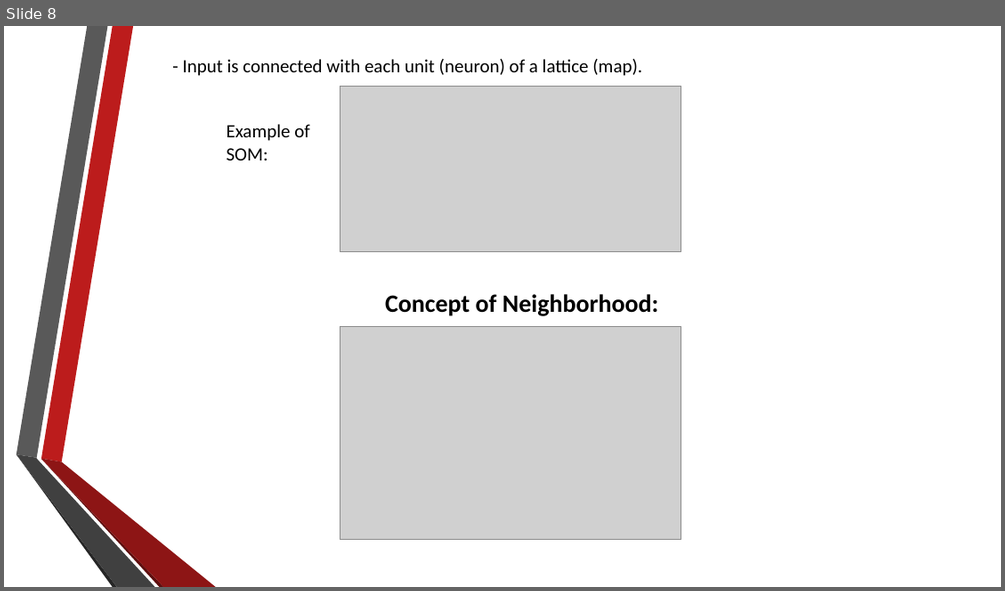
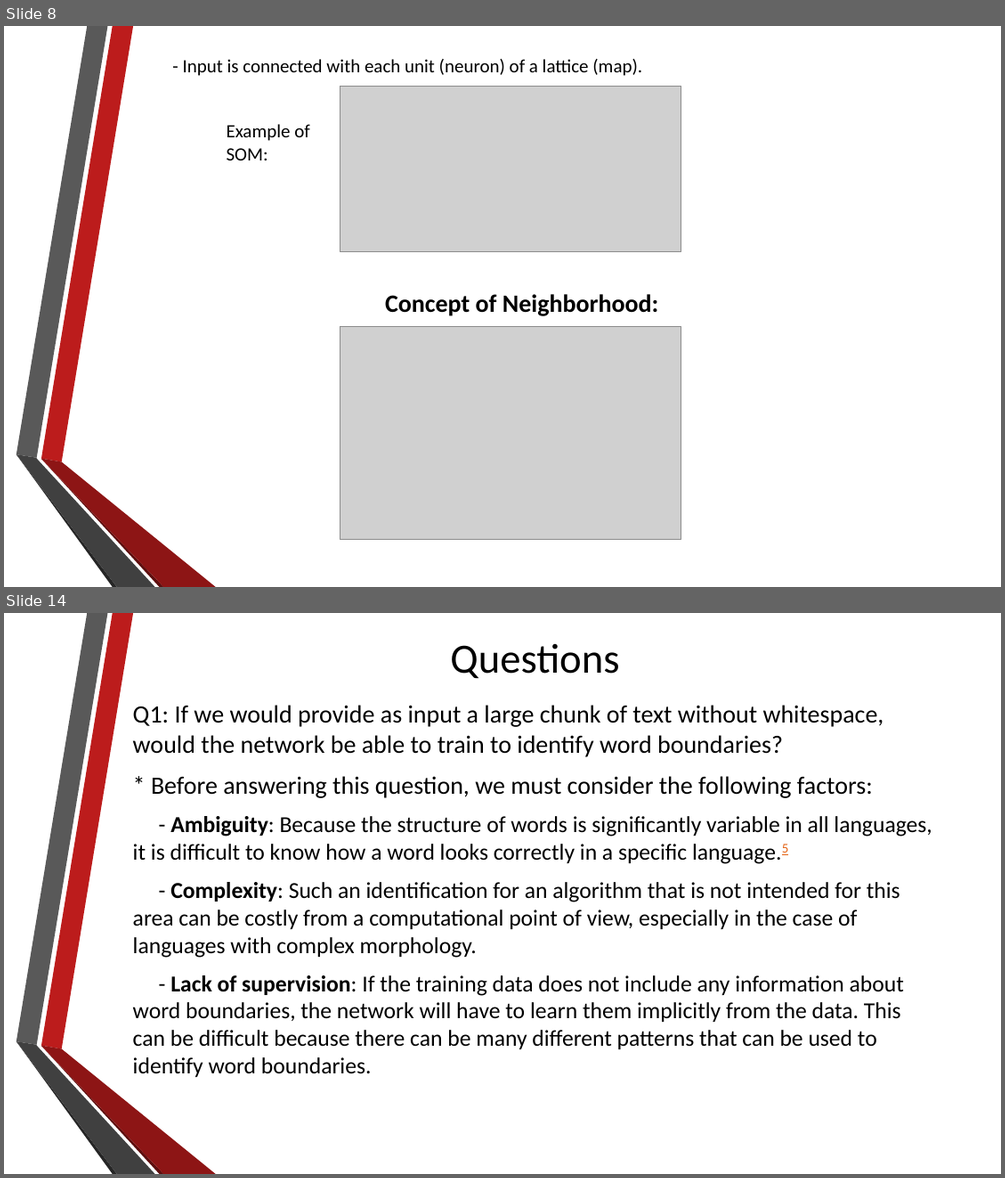
Before and after one commit to alexdn7/archaeology-project, a slide deck: About self-organizing maps.pptx. Shown one above the other, each under a label of ours: slide 8 before the commit, slides 8 and 14 after it; the slides between them are not shown. The pictures are 1005x591 and 1005x1178 pixels, drawn with LibreOffice and Linux fonts; fonts in the diff are those of the drawing; grey boxes stand for pictures. Boxes give left, top, right and bottom in pixels: in the first picture for what was removed or moved away, otherwise in the second. Text is boxed around its words. In the diff, an @@ line names an element or a change of style, - is before the commit and + after.

```diff
--- a/About self-organizing maps.pptx
+++ b/About self-organizing maps.pptx
@@ slide 14 added at <box>4,613,1001,1174</box>, background #FFFFFF; not listed: 6 template elements that a slide beside it also shows @@
@@ title added at <box>450,643,619,679</box>, 40 pt, text #000000 @@
+Questions
@@ text added at <box>133,705,931,1077</box>, 22 pt, text #000000 @@
+Q1: If we would provide as input a large chunk of text without whitespace, would the network be able to train to identify word boundaries?
+* Before answering this question, we must consider the following factors:
+- Ambiguity: Because the structure of words is significantly variable in all languages, it is difficult to know how a word looks correctly in a specific language.5
+- Complexity: Such an identification for an algorithm that is not intended for this area can be costly from a computational point of view, especially in the case of languages with complex morphology.
+- Lack of supervision: If the training data does not include any information about word boundaries, the network will have to learn them implicitly from the data. This can be difficult because there can be many different patterns that can be used to identify word boundaries.
```
Also in this commit, not shown: 2 slides changed, 7 other slides added, 1 slide removed, 2 other files.
